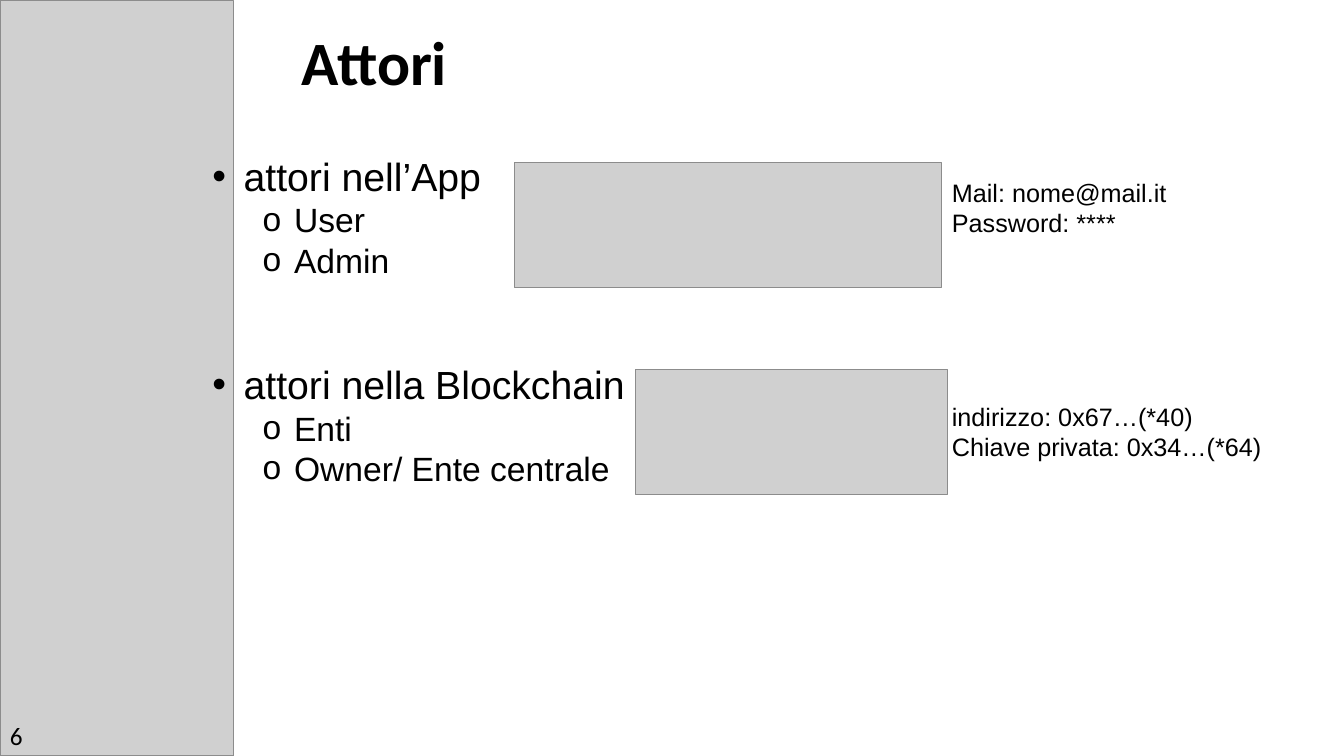
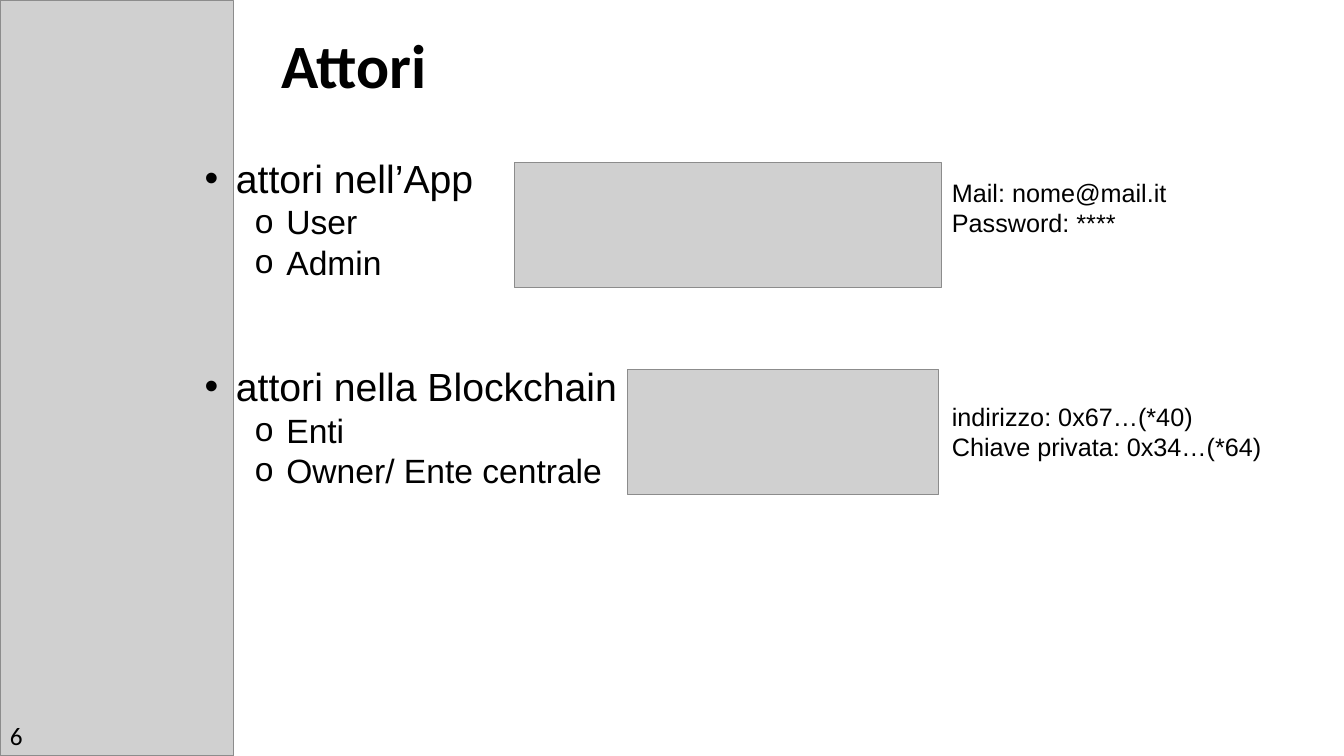
Before and after one commit to MrSecret35/Tesi_Triennale_Blockchain, a slide deck: slide 6 of presentazione_laurea/Presentazione_Laurea.pptx. Drawn at 1344x756 pixels with LibreOffice and Linux fonts; fonts in the diff are those of the drawing; grey boxes stand for pictures. Boxes give left, top, right and bottom in pixels: in the first picture for what was removed or moved away, otherwise in the second. Text is boxed around its words. In the diff, an @@ line names an element or a change of style, - is before the commit and + after.

```diff
--- a/presentazione_laurea/Presentazione_Laurea.pptx
+++ b/presentazione_laurea/Presentazione_Laurea.pptx
@@ text "Attori": place and size @@
-text "Attori" at [302, 41, 447, 86]
+text "Attori" at [281, 44, 426, 89]
@@ text "attori nell’App": place and size @@
-text "attori nell’App" at [244, 162, 624, 482]
+text "attori nell’App" at [236, 164, 616, 484]
@@ picture: place and size @@
-picture at [636, 369, 948, 494]
+picture at [627, 369, 939, 494]
```
Also in this commit, not shown: 7 other slides changed, 10 slides added, 1 slide removed, 9 other files.
